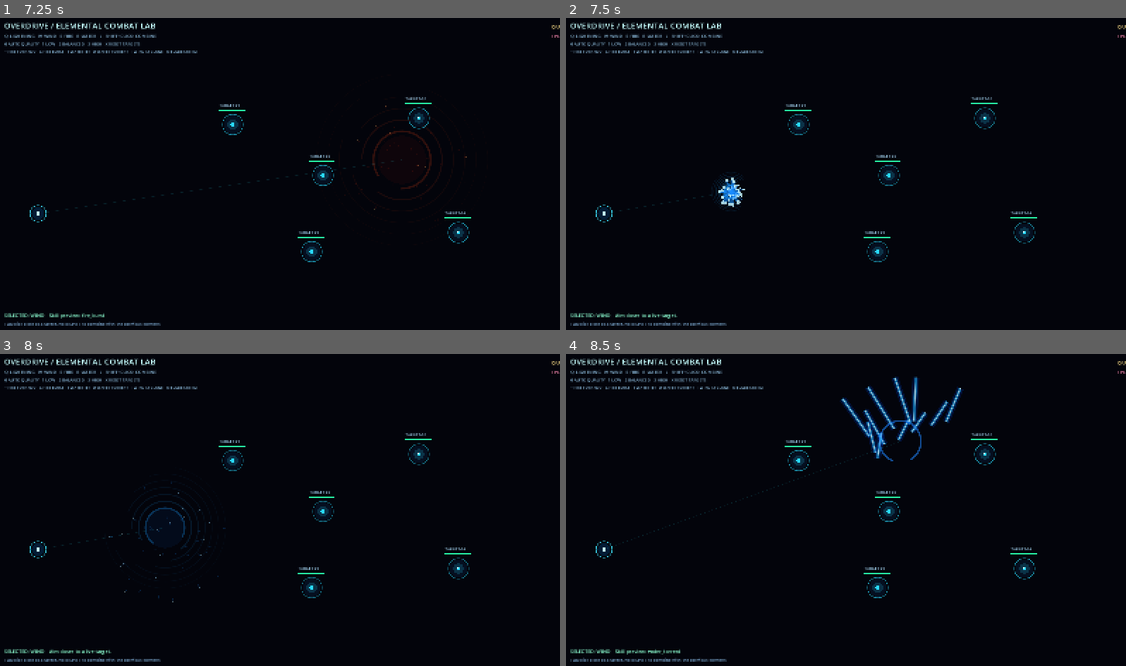
Above: before the commit, frames 1-4 (two rows, left to right).
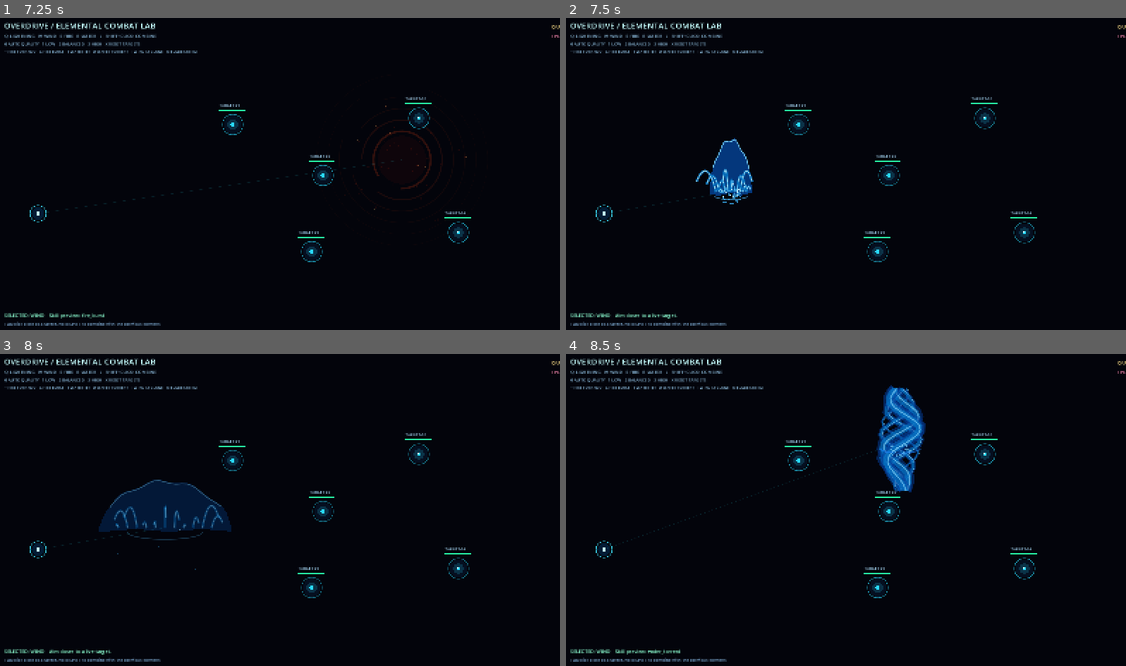
Above: after the commit, the same moments.

Repository: rifatsidik/elemental-overdrive
Game: Godot game, scene res://scenes/elemental_combat_lab.tscn
Two runs of this game, one before a commit and one after it. Both use one fixed random seed, a clock stepped at 60 frames per second and the inputs below. This scene is started directly instead of the project's main scene.
Inputs (mouse positions are in pixels of both pictures, inside the frame that each line leads up to):
- Up to frame 1 (7.25 s): tap Enter at 0.5, 2, 3.5 s; move the mouse to (403, 158) at 0.52 s; hold D 0.53-1.28 s; tap Q at 0.6 s; click (403, 158) at 0.67 s; tap Space at 1.25, 2.75, 4.25 s; move the mouse to (162, 192) at 1.27 s; hold S 1.28-2.03 s; tap E at 1.35 s; move the mouse to (336, 105) at 2.02 s; hold D 2.03-2.78 s; tap R at 2.1 s; move the mouse to (252, 239) at 2.77 s; hold W 2.78-3.53 s; tap 0 at 2.85 s; click (252, 239) at 2.92 s; move the mouse to (448, 223) at 3.52 s; hold A 3.53-5.03 s; tap 1 at 3.6 s; move the mouse to (106, 127) at 4.27 s; tap 2 at 4.35 s; move the mouse to (308, 174) at 5.02 s; hold S 5.03-5.78 s; tap 3 at 5.1 s; click (308, 174) at 5.17 s; move the mouse to (196, 96) at 5.77 s; hold D 5.78-6.53 s; tap T at 5.85 s; move the mouse to (403, 158) at 6.52 s; hold W from 6.53 s (still down); tap G at 6.6 s
- Up to frame 2 (7.5 s): move the mouse to (728, 192) at 7.27 s; release W at 7.28 s; hold D from 7.28 s (still down); tap Y at 7.35 s; click (728, 192) at 7.42 s
- Up to frame 3 (8 s): keep holding D
- Up to frame 4 (8.5 s): move the mouse to (902, 441) at 8.02 s; release D at 8.03 s; hold S from 8.03 s (still down); tap U at 8.1 s

Frame 1 is identical in both runs. In frame 2, 1.2% of the frame differs, in the area x 23-34%, y 38-62%; in frame 3, 2.8%; in frame 4, 2.9%, in the area x 48-72%, y 7-45%.

Commit message:
Rebuild water skills with fluid sheets and twisting streams

Diff:
--- a/scripts/visuals/elements/element_skill_effect.gd
+++ b/scripts/visuals/elements/element_skill_effect.gd
@@ -49,9 +49,9 @@
 	queue_redraw()
 
 func _ready() -> void:
-	var additive := CanvasItemMaterial.new()
-	additive.blend_mode = CanvasItemMaterial.BLEND_MODE_ADD
-	material = additive
+	var skill_material := CanvasItemMaterial.new()
+	skill_material.blend_mode = CanvasItemMaterial.BLEND_MODE_MIX if String(skill_id).begins_with("water_") else CanvasItemMaterial.BLEND_MODE_ADD
+	material = skill_material
 	set_process(true)
 
 func _process(delta: float) -> void:
@@ -121,30 +121,93 @@
 		draw_circle(pos, r, Color(1.0, 0.85, 0.46, fade * 0.95))
 
 func _draw_water_burst(progress: float, fade: float) -> void:
-	var radius := (12.0 + progress * 112.0) * strength
-	draw_circle(Vector2.ZERO, radius * 0.42, Color(0.02, 0.42, 1.0, fade * 0.2))
-	for i in range(4 + layer_budget):
-		var ring := radius * (0.4 + float(i) * 0.14)
-		draw_arc(Vector2.ZERO, ring, age * (3.5 + float(i) * 0.7), age * (3.5 + float(i) * 0.7) + PI * 1.45, 48, Color(tint.r, tint.g, tint.b, fade * (0.8 / float(i + 1))), maxf(1.0, 4.5 - float(i) * 0.5), true)
+	# A pressurized water sheet that tears into curved fingers and falls as droplets.
+	var expansion := smoothstep(0.0, 0.62, progress)
+	var collapse := smoothstep(0.55, 1.0, progress)
+	var width := (26.0 + 92.0 * expansion) * strength
+	var height := (35.0 + 58.0 * (1.0 - collapse)) * strength
+	var sheet := PackedVector2Array()
+	for i in range(25):
+		var u := float(i) / 24.0
+		var x := lerpf(-width, width, u)
+		var crest := pow(maxf(0.0, sin(PI * u)), 0.58)
+		var wobble := sin(u * 24.0 + age * 21.0) * 3.2 * strength
+		sheet.append(Vector2(x, -crest * height + wobble))
+	for i in range(24, -1, -1):
+		var u := float(i) / 24.0
+		sheet.append(Vector2(lerpf(-width, width, u), 8.0 + sin(u * TAU * 2.0 - age * 8.0) * 1.8 * strength))
+	draw_colored_polygon(sheet, Color(0.02, 0.3, 0.67, fade * 0.82))
+	var crest_line := PackedVector2Array()
+	for i in range(2, 23):
+		crest_line.append(sheet[i] + Vector2(0.0, 2.0 * strength))
+	draw_polyline(crest_line, Color(0.48, 0.85, 1.0, fade * 0.9), 2.0 * strength, true)
+	# Spray fingers have independent phases, lengths and curved tips.
+	for i in range(5 + layer_budget * 2):
+		var u := float(i) / float(4 + layer_budget * 2)
+		var side := lerpf(-1.0, 1.0, u)
+		var base := Vector2(side * width * 0.7, 1.0)
+		var h := (38.0 + 30.0 * sin(age * 8.0 + float(i) * 1.7)) * strength
+		var control := base + Vector2(side * h * 0.24, -h)
+		var tip := base + Vector2(side * h * 0.58 + sin(age * 13.0 + float(i)) * 4.0, -h * 0.28)
+		var curve := PackedVector2Array()
+		for step in range(13):
+			var t := float(step) / 12.0
+			var q := 1.0 - t
+			curve.append(base * q * q + control * 2.0 * q * t + tip * t * t)
+		draw_polyline(curve, Color(0.02, 0.47, 0.78, fade * 0.92), 4.0 * strength, true)
+		draw_polyline(curve, Color(0.72, 0.95, 1.0, fade * 0.86), 1.2 * strength, true)
+	# Outward droplets arc down under gravity; they are not uniform radial rays.
 	for particle in _particles:
 		var angle: float = float(particle["angle"])
+		var speed: float = float(particle["speed"]) * 0.85
 		var dir := Vector2.from_angle(angle)
-		var distance: float = float(particle["speed"]) * age
-		var pos := dir * distance + Vector2(0.0, 95.0 * age * age)
-		var r: float = float(particle["radius"]) * fade
-		draw_line(pos - dir * r * 5.0, pos, Color(0.1, 0.55, 1.0, fade * 0.58), r * 1.4, true)
-		draw_circle(pos, r, Color(0.8, 0.98, 1.0, fade * 0.92))
+		var pos := dir * speed * age + Vector2(0.0, 210.0 * age * age)
+		var r: float = float(particle["radius"]) * 0.72 * fade
+		draw_circle(pos, r, Color(0.22, 0.65, 0.9, fade * 0.9))
+		draw_circle(pos - Vector2(r * 0.2, r * 0.3), r * 0.3, Color(0.9, 0.99, 1.0, fade * 0.8))
+	# A flattened expanding ripple reads as a surface disturbance.
+	var ripple_points := PackedVector2Array()
+	var rx := (18.0 + progress * 72.0) * strength
+	var ry := (4.0 + progress * 13.0) * strength
+	for i in range(33):
+		var a := PI * float(i) / 32.0
+		ripple_points.append(Vector2(cos(a) * rx, 13.0 + sin(a) * ry))
+	draw_polyline(ripple_points, Color(0.3, 0.7, 0.94, fade * 0.7), 2.0 * strength, true)
 
 func _draw_torrent(progress: float, fade: float) -> void:
-	for i in range(5 + layer_budget * 2):
-		var phase := age * 12.0 + float(i) * TAU / float(5 + layer_budget * 2)
-		var radius := (30.0 + float(i % 4) * 18.0) * strength
-		var center := Vector2(cos(phase) * radius, sin(phase * 0.7) * 38.0 * strength)
-		var end := center + Vector2(cos(phase + 0.9), -1.4).normalized() * (65.0 + 25.0 * sin(phase)) * strength
-		draw_line(center, end, Color(0.0, 0.28, 1.0, fade * 0.26), 12.0 * strength, true)
-		draw_line(center, end, Color(0.12, 0.72, 1.0, fade * 0.75), 5.0 * strength, true)
-		draw_line(center, end, Color(0.9, 1.0, 1.0, fade * 0.9), 1.4 * strength, true)
-	draw_arc(Vector2.ZERO, (20.0 + progress * 58.0) * strength, age * 5.0, age * 5.0 + TAU * 0.86, 52, Color(tint.r, tint.g, tint.b, fade * 0.8), 3.0 * strength, true)
+	# A thick, continuously twisting column of water built from tapered fluid ribbons.
+	var height := 185.0 * strength
+	var width := 34.0 * strength
+	for strand in range(3 + layer_budget):
+		var phase := age * (5.0 + float(strand) * 0.7) + float(strand) * TAU / float(3 + layer_budget)
+		var points := PackedVector2Array()
+		var highlight := PackedVector2Array()
+		var segments := 22
+		for i in range(segments + 1):
+			var u := float(i) / float(segments)
+			var y := lerpf(height * 0.48, -height * 0.52, u)
+			var envelope := 0.35 + 0.65 * sin(PI * u)
+			var x := sin(u * TAU * 1.5 + phase) * width * envelope
+			x += sin(u * 15.0 - age * 19.0 + float(strand)) * 3.0 * strength
+			points.append(Vector2(x, y))
+			highlight.append(Vector2(x + 2.5 * strength, y))
+		var ribbon_width := (7.0 + 5.0 * sin(phase)) * strength
+		draw_polyline(points, Color(0.015, 0.24, 0.6, fade * 0.76), ribbon_width * 1.9, true)
+		draw_polyline(points, Color(0.02, 0.48, 0.79, fade * 0.92), ribbon_width, true)
+		draw_polyline(highlight, Color(0.56, 0.86, 1.0, fade * 0.84), maxf(1.0, ribbon_width * 0.22), true)
+	# Water breaks off at the base in uneven beads.
+	for i in range(8 + layer_budget * 3):
+		var angle := age * 3.2 + float(i) * TAU / float(8 + layer_budget * 3)
+		var speed := (32.0 + float(i % 4) * 11.0) * strength
+		var pos := Vector2(cos(angle) * speed * progress, 24.0 + sin(angle) * speed * 0.18 + 25.0 * progress * progress)
+		var r := (1.8 + float(i % 3) * 0.7) * strength * fade
+		draw_circle(pos, r, Color(0.5, 0.82, 0.98, fade * 0.88))
+	# Pressure ring is flattened to the floor plane.
+	var ring := PackedVector2Array()
+	for i in range(33):
+		var a := PI * float(i) / 32.0
+		ring.append(Vector2(cos(a) * (20.0 + progress * 54.0) * strength, 20.0 + sin(a) * (5.0 + progress * 10.0) * strength))
+	draw_polyline(ring, Color(tint.r, tint.g, tint.b, fade * 0.76), 2.4 * strength, true)
 
 func _draw_blade_storm(progress: float, fade: float) -> void:
 	var count := 4 + layer_budget * 2
